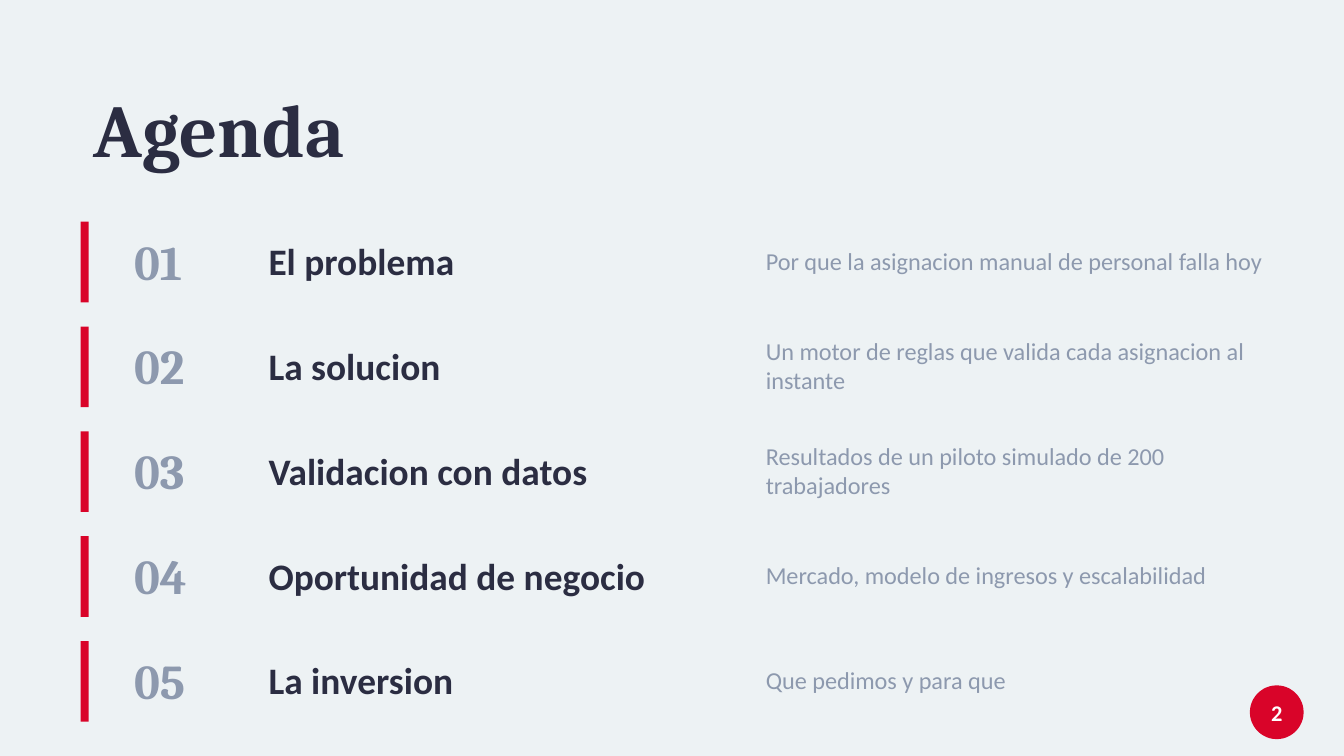
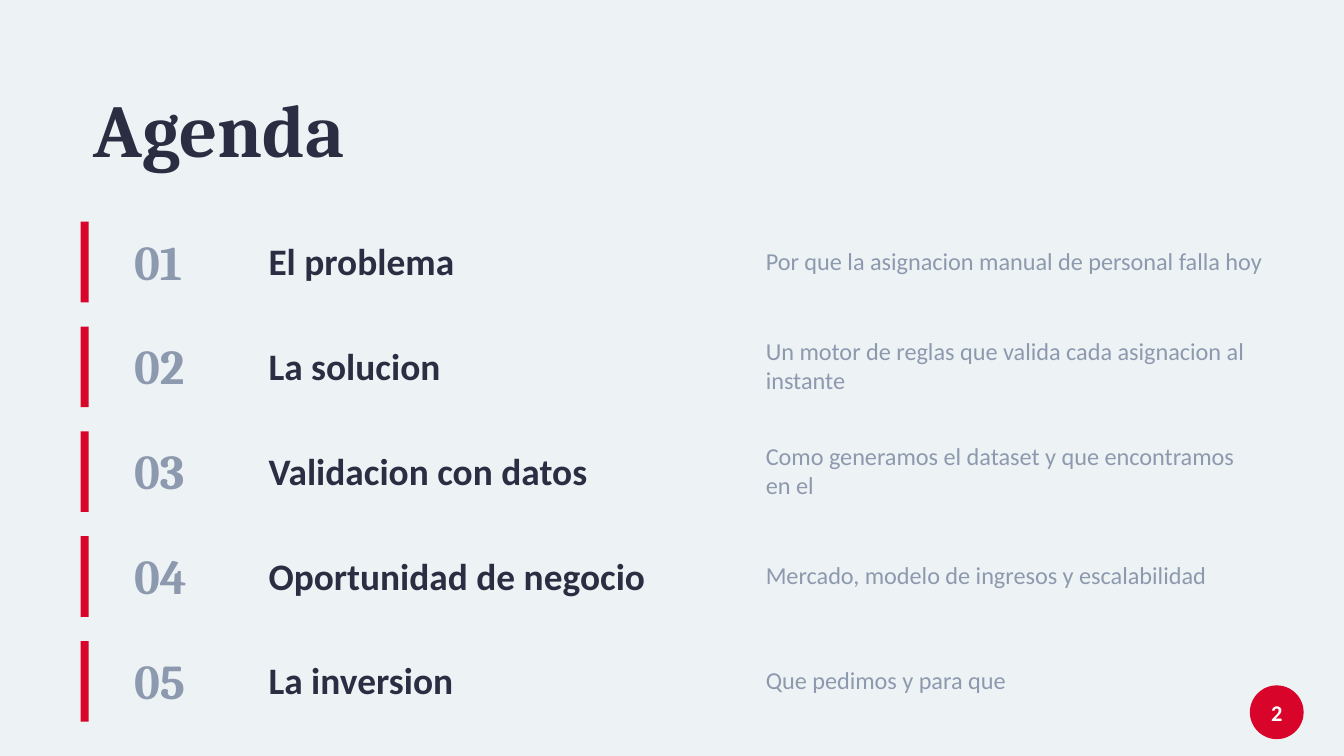
Before and after one commit to tomassalina/tp-gestion-capacidades-inteligente, a slide deck: slide 2 of analisis/presentacion_defensa.pptx. Drawn at 1344x756 pixels with LibreOffice and Linux fonts; fonts in the diff are those of the drawing. Boxes give left, top, right and bottom in pixels: in the first picture for what was removed or moved away, otherwise in the second. Text is boxed around its words. In the diff, an @@ line names an element or a change of style, - is before the commit and + after.

Commit message:
rearmar la presentacion para una defensa de 15 minutos con enfoque economico
El deck pasa de 13 a 18 diapositivas. Lo que mas crecio es la explicacion de
como se generan los datos, que antes era una sola linea al pie de una
diapositiva y ahora son tres: la escala del piloto, por que instanciamos las
clases reales en vez de escribir los CSV a mano, y las cuatro decisiones del
motor de simulacion (semana a semana con reinicio de horas, 6.000 intentos con
sesgo 86/14, conflictos que son excepciones reales del core, semilla fija).

Ademas se cuantifica todo en dinero. Para que los montos sean auditables y no
numeros sueltos pegados en las diapositivas, los calcula estimar_impacto_economico()
a partir de un diccionario SUPUESTOS declarado en el script, y quedan guardados en
resumen_metricas.json: USD 5,06 M de masa salarial anual en juego, USD 50.600 por
cada punto de utilizacion recuperado, y USD 145.000 de valor anual por planta
contra USD 19.200 de costo. Si alguien discute un supuesto se cambia el valor y se
recalcula la seccion entera.

Se agregan dos diapositivas de negocio (el problema valuado y el impacto sumado),
un divisor de seccion, y los tres hallazgos y el mercado ahora cierran en plata.

```diff
--- a/analisis/presentacion_defensa.pptx
+++ b/analisis/presentacion_defensa.pptx
@@ text at [766,448,1234,494]: text changed @@
-Resultados de un piloto simulado de 200 trabajadores
+Como generamos el dataset y que encontramos en el
```
Also in this commit, not shown: 9 other slides changed, 5 slides added, 2 other files.
